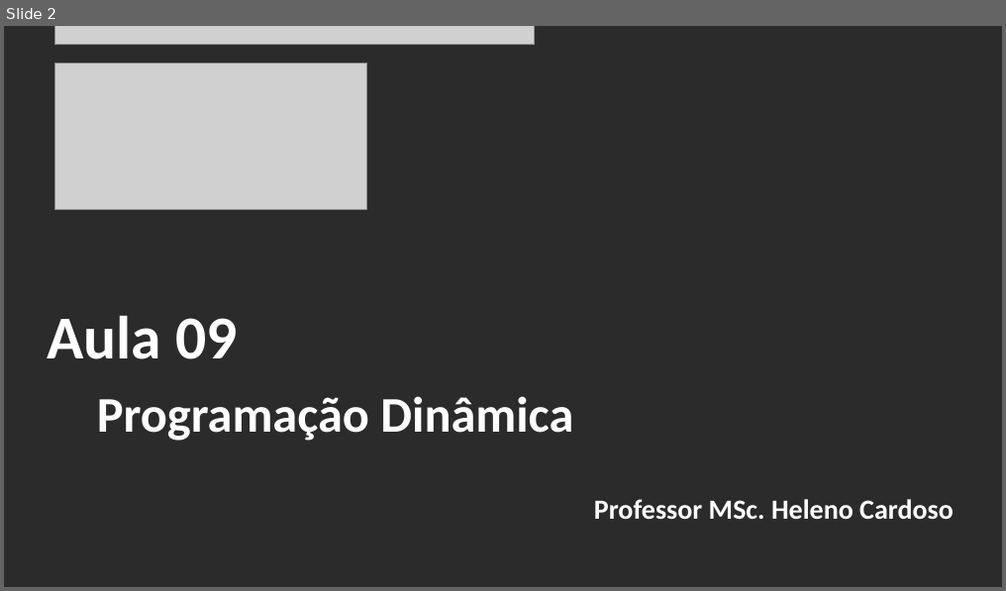
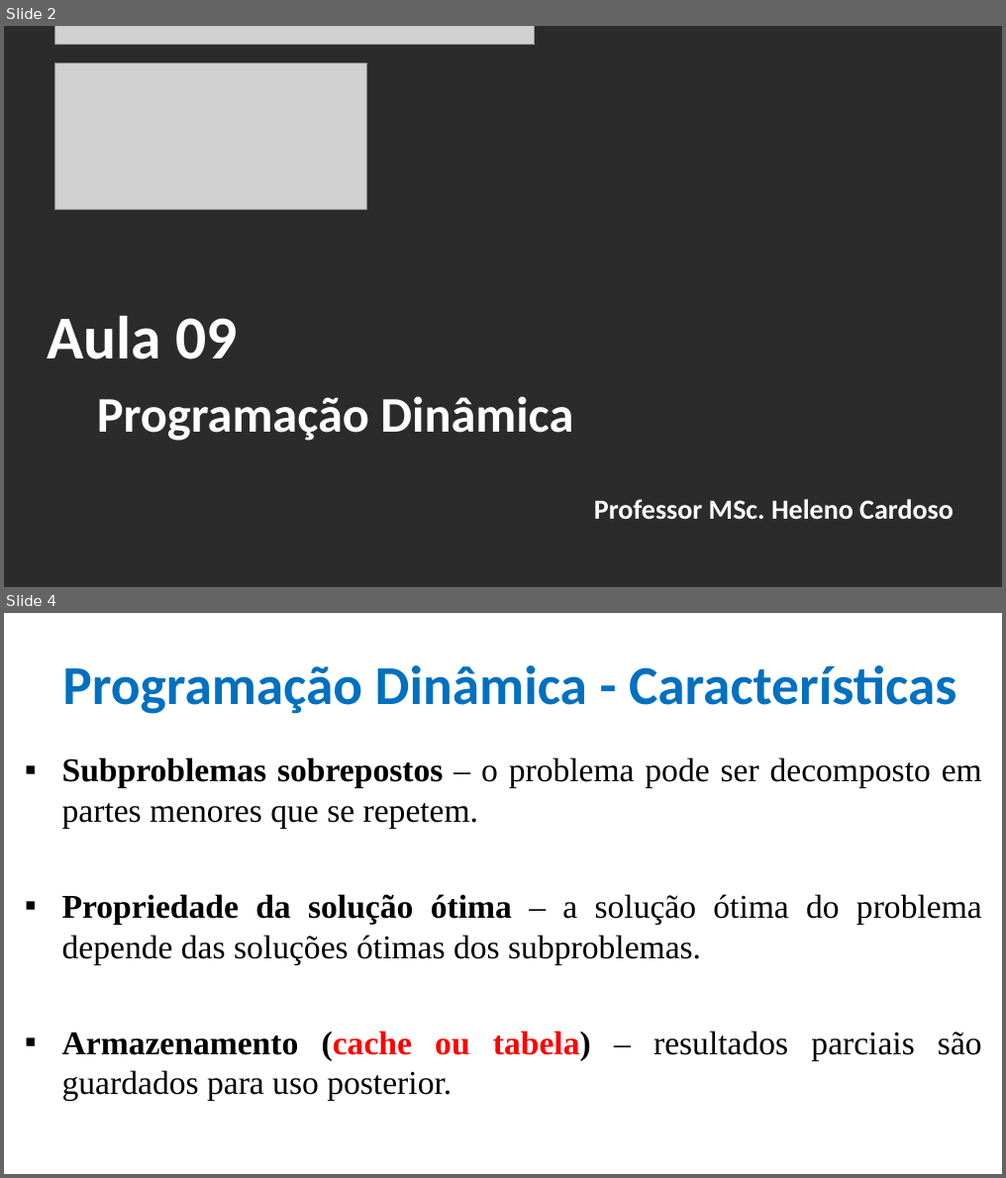
Before and after one commit to CloudEducationBrazil/WydenAlgoritmosEComplexidade, a slide deck: 01 Classes/Aula 09 - Algoritmos e Complexidade - Programação Dinâmica.pptx. Shown one above the other, each under a label of ours: slide 2 before the commit, slides 2 and 4 after it; the slides between them are not shown. The pictures are 1006x591 and 1006x1178 pixels, drawn with LibreOffice and Linux fonts; fonts in the diff are those of the drawing; grey boxes stand for pictures; background and template pictures are left out; a plain dark background stands for a picture behind light text. Boxes give left, top, right and bottom in pixels: in the first picture for what was removed or moved away, otherwise in the second. Text is boxed around its words. In the diff, an @@ line names an element or a change of style, - is before the commit and + after.

Commit message:
Alg e Compl - Programação Dinamica 11102025

```diff
--- a/01 Classes/Aula 09 - Algoritmos e Complexidade - Programação Dinâmica.pptx
+++ b/01 Classes/Aula 09 - Algoritmos e Complexidade - Programação Dinâmica.pptx
@@ slide 4 added at (x1=4, y1=613, x2=1002, y2=1174), background picture (left out) @@
@@ title added at (x1=62, y1=665, x2=957, y2=714), 39.6 pt, text #0070C0, bold @@
+Programação Dinâmica - Características
@@ text added at (x1=62, y1=758, x2=982, y2=1101), 24 pt, text #000000 @@
+▪ Subproblemas sobrepostos – o problema pode ser decomposto em partes menores que se repetem.
+▪ Propriedade da solução ótima – a solução ótima do problema depende das soluções ótimas dos subproblemas.
+▪ Armazenamento (cache ou tabela) – resultados parciais são guardados para uso posterior.
```
Also in this commit, not shown: 5 slides changed, 10 other slides added.
